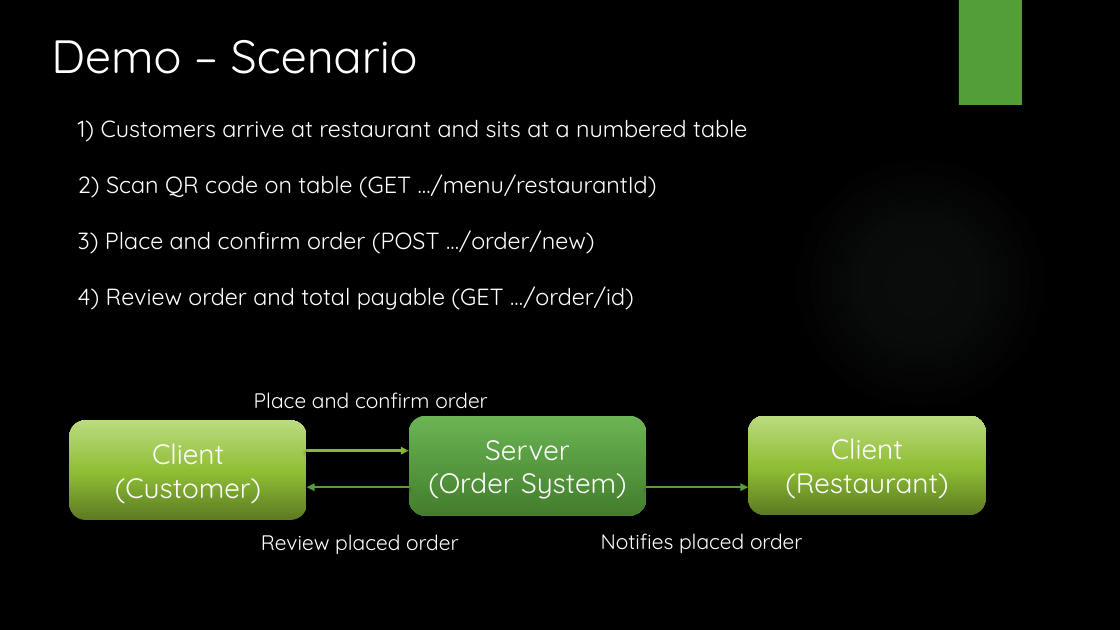
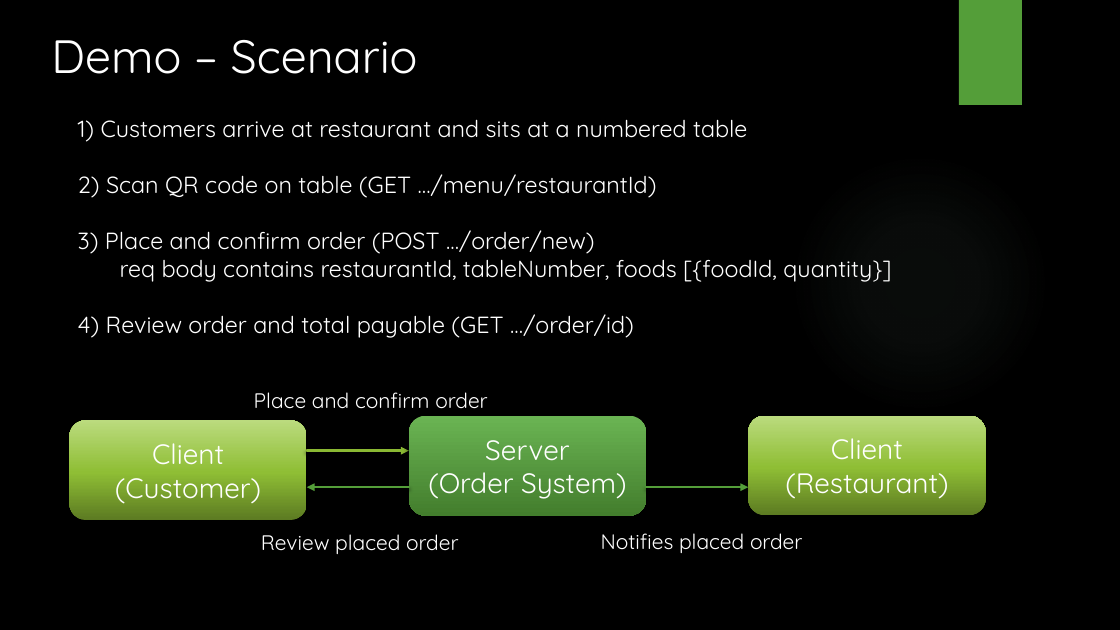
Before and after one commit to pcccmn/EaterySystem, a slide deck: slide 1 of EaterySystemSlides.pptx. Drawn at 1120x630 pixels with LibreOffice and Linux fonts; fonts in the diff are those of the drawing; background and template pictures are left out. Boxes give left, top, right and bottom in pixels: in the first picture for what was removed or moved away, otherwise in the second. Text is boxed around its words. In the diff, an @@ line names an element or a change of style, - is before the commit and + after.

```diff
--- a/EaterySystemSlides.pptx
+++ b/EaterySystemSlides.pptx
@@ text at box(120, 253, 891, 282): paragraph added @@
+req body contains restaurantId, tableNumber, foods [{foodId, quantity}]
```
Also in this commit, not shown: 1 other slide changed, 3 other files.
